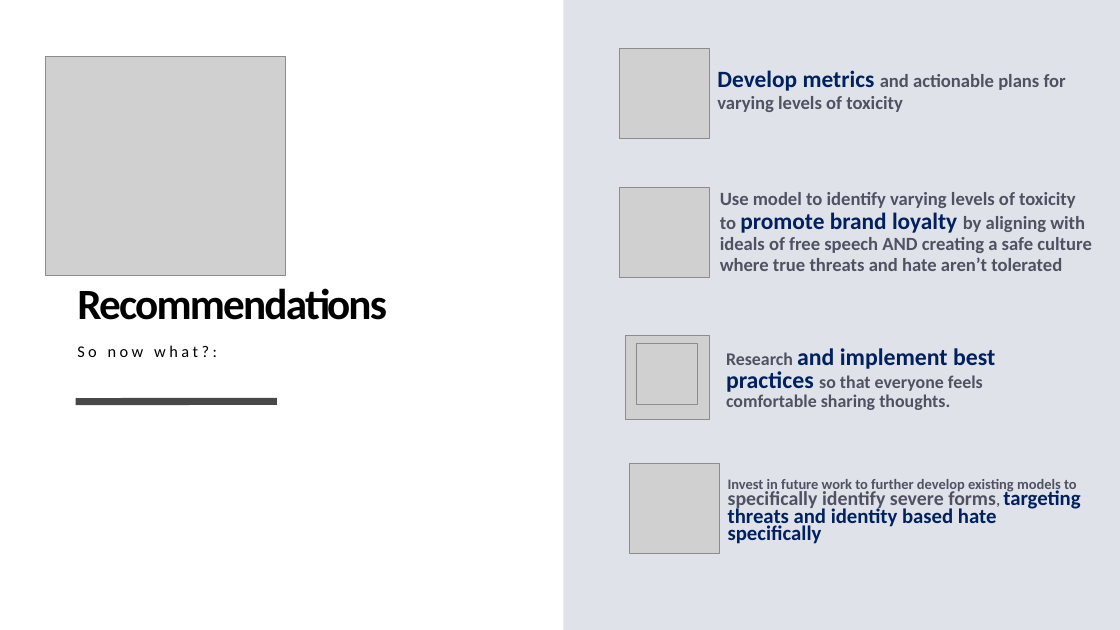
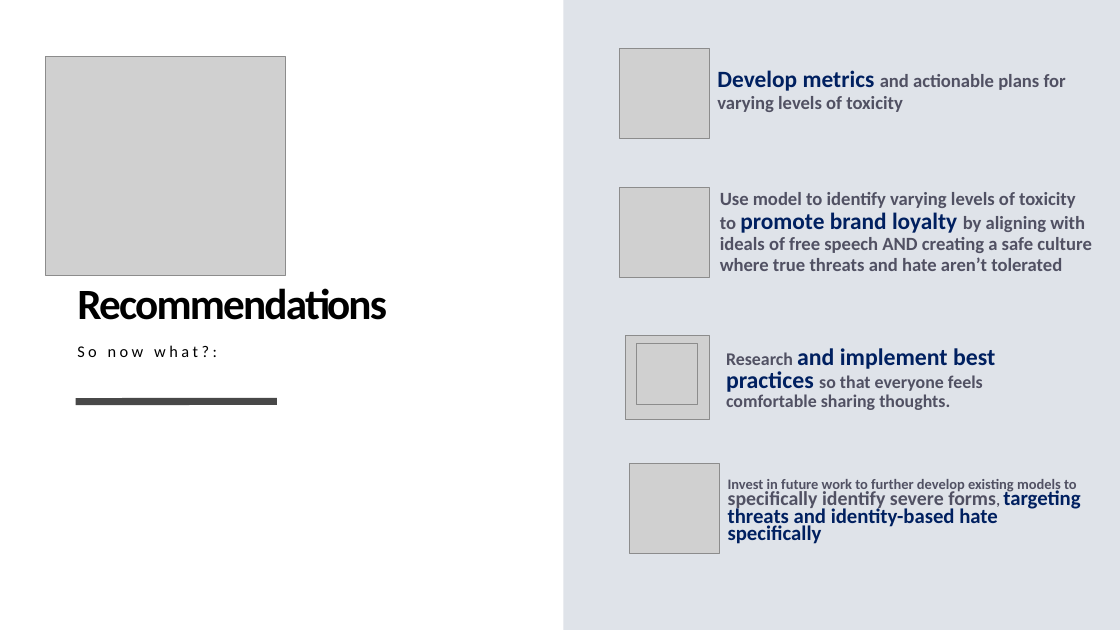
Before and after one commit to andiosika/NLP-to-identify-toxic-or-abusive-language-for-online-conversation-using-Keras-Deep-Learning-Models, a slide deck: slide 10 of NonToxic_Communication.pptx. Drawn at 1120x630 pixels with LibreOffice and Linux fonts; fonts in the diff are those of the drawing; grey boxes stand for pictures. Boxes give left, top, right and bottom in pixels: in the first picture for what was removed or moved away, otherwise in the second. Text is boxed around its words. In the diff, an @@ line names an element or a change of style, - is before the commit and + after.

```diff
--- a/NonToxic_Communication.pptx
+++ b/NonToxic_Communication.pptx
@@ text at [728, 479, 1080, 544]: text changed @@
-Invest in future work to further develop existing models to specifically identify severe forms, targeting threats and identity based hate specifically
+Invest in future work to further develop existing models to specifically identify severe forms, targeting threats and identity-based hate specifically
```
Also in this commit, not shown: 3 other slides changed, 10 other files.
